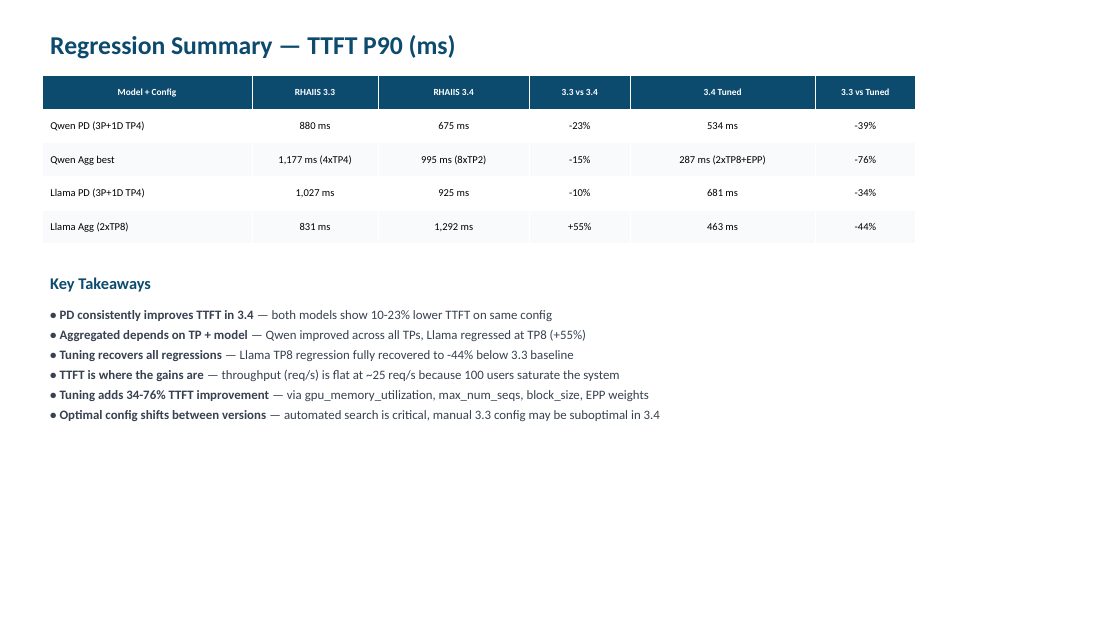
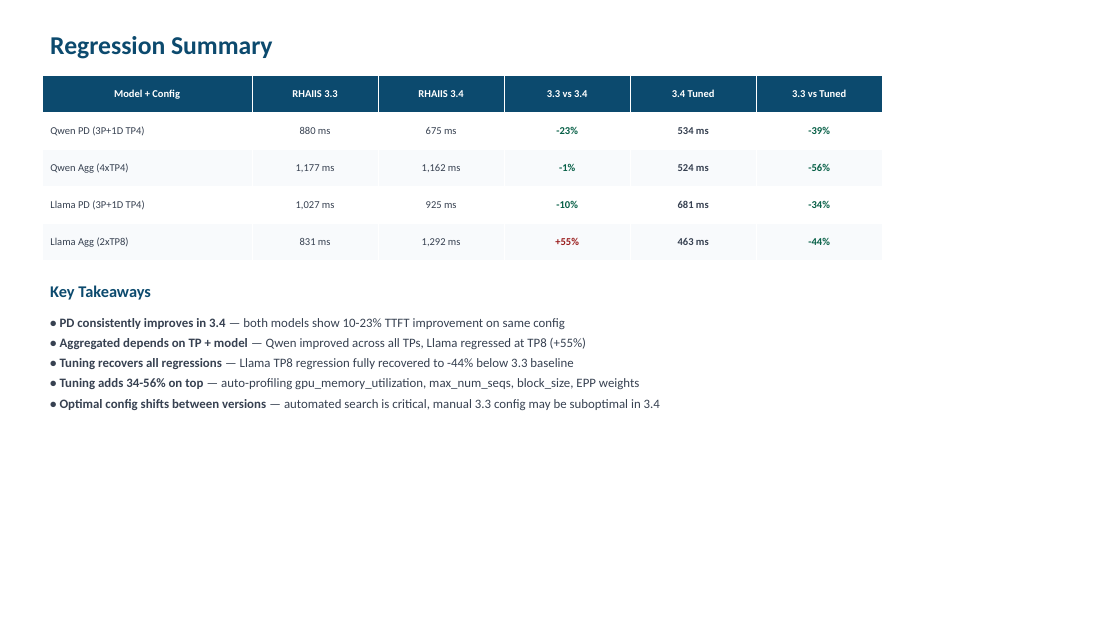
Before and after one commit to openshift-psap/serveit-studio, a slide deck: slide 6 of docs/rhaiis-3.3-vs-3.4-final.pptx. Drawn at 1120x630 pixels with LibreOffice and Linux fonts; fonts in the diff are those of the drawing. Boxes give left, top, right and bottom in pixels: in the first picture for what was removed or moved away, otherwise in the second. Text is boxed around its words. In the diff, an @@ line names an element or a change of style, - is before the commit and + after.

```diff
--- a/docs/rhaiis-3.3-vs-3.4-final.pptx
+++ b/docs/rhaiis-3.3-vs-3.4-final.pptx
@@ text at bbox=[50, 36, 273, 59]: text changed @@
-Regression Summary — TTFT P90 (ms)
+Regression Summary
@@ table at bbox=[42, 76, 882, 260] @@
-row 3: Qwen Agg best | 1,177 ms (4xTP4) | 995 ms (8xTP2) | -15% | 287 ms (2xTP8+EPP) | -76%
+row 3: Qwen Agg (4xTP4) | 1,177 ms | 1,162 ms | -1% | 524 ms | -56%
@@ size 8 to 9 pt in "Model + Config", "RHAIIS 3.3", "RHAIIS 3.4", "3.3 vs 3.4" and 2 more places @@
@@ text colour #000000 to #374151 in "Qwen PD (3P+1D TP4)", "880 ms", "675 ms", "534 ms" and 8 more places @@
@@ text colour #000000 to #065F46 in "-23%", "-39%", "-10%", "-34%" and 1 more places @@
@@ bold on in "-23%", "534 ms", "-39%", "-10%" and 5 more places @@
@@ text colour #000000 to #991B1B in "+55%" @@
@@ table: place and size @@
-table at bbox=[42, 76, 916, 244]
+table at bbox=[42, 76, 882, 260]
@@ text "Key Takeaways": place and size @@
-text "Key Takeaways" at bbox=[50, 277, 151, 292]
+text "Key Takeaways" at bbox=[50, 285, 151, 300]
@@ text "• PD consistently improves in ...": place and size @@
-text "• PD consistently improves in ..." at bbox=[60, 310, 660, 421]
+text "• PD consistently improves in ..." at bbox=[60, 318, 660, 410]
@@ text at bbox=[60, 318, 565, 329]: text changed @@
-• PD consistently improves TTFT in 3.4 — both models show 10-23% lower TTFT on same config
+• PD consistently improves in 3.4 — both models show 10-23% TTFT improvement on same config
@@ text at bbox=[60, 378, 639, 389]: text changed @@
-• TTFT is where the gains are — throughput (req/s) is flat at ~25 req/s because 100 users saturate the system
-• Tuning adds 34-76% TTFT improvement — via gpu_memory_utilization, max_num_seqs, block_size, EPP weights
+• Tuning adds 34-56% on top — auto-profiling gpu_memory_utilization, max_num_seqs, block_size, EPP weights
```
Also in this commit, not shown: 7 other slides changed.
